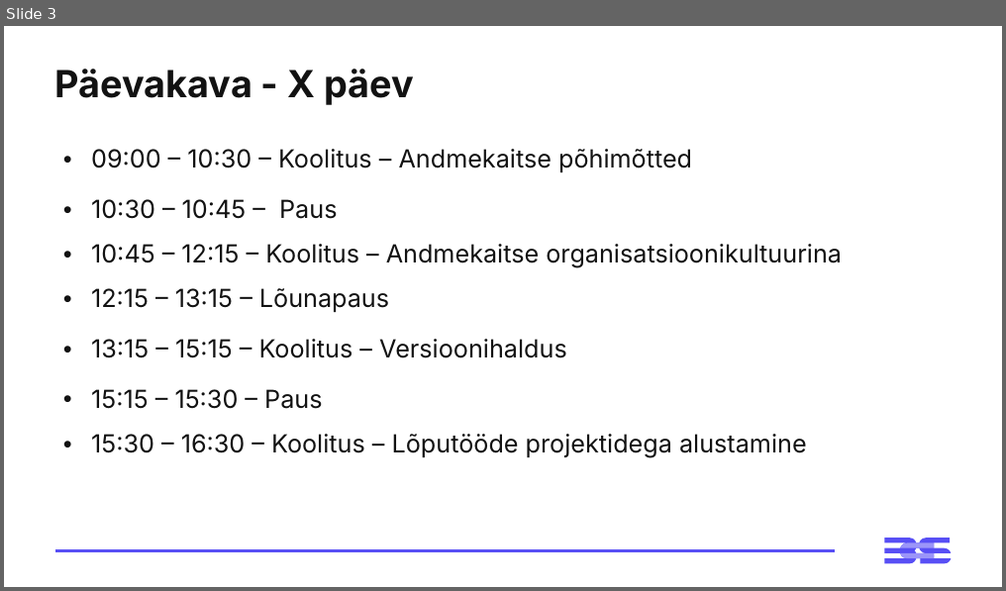
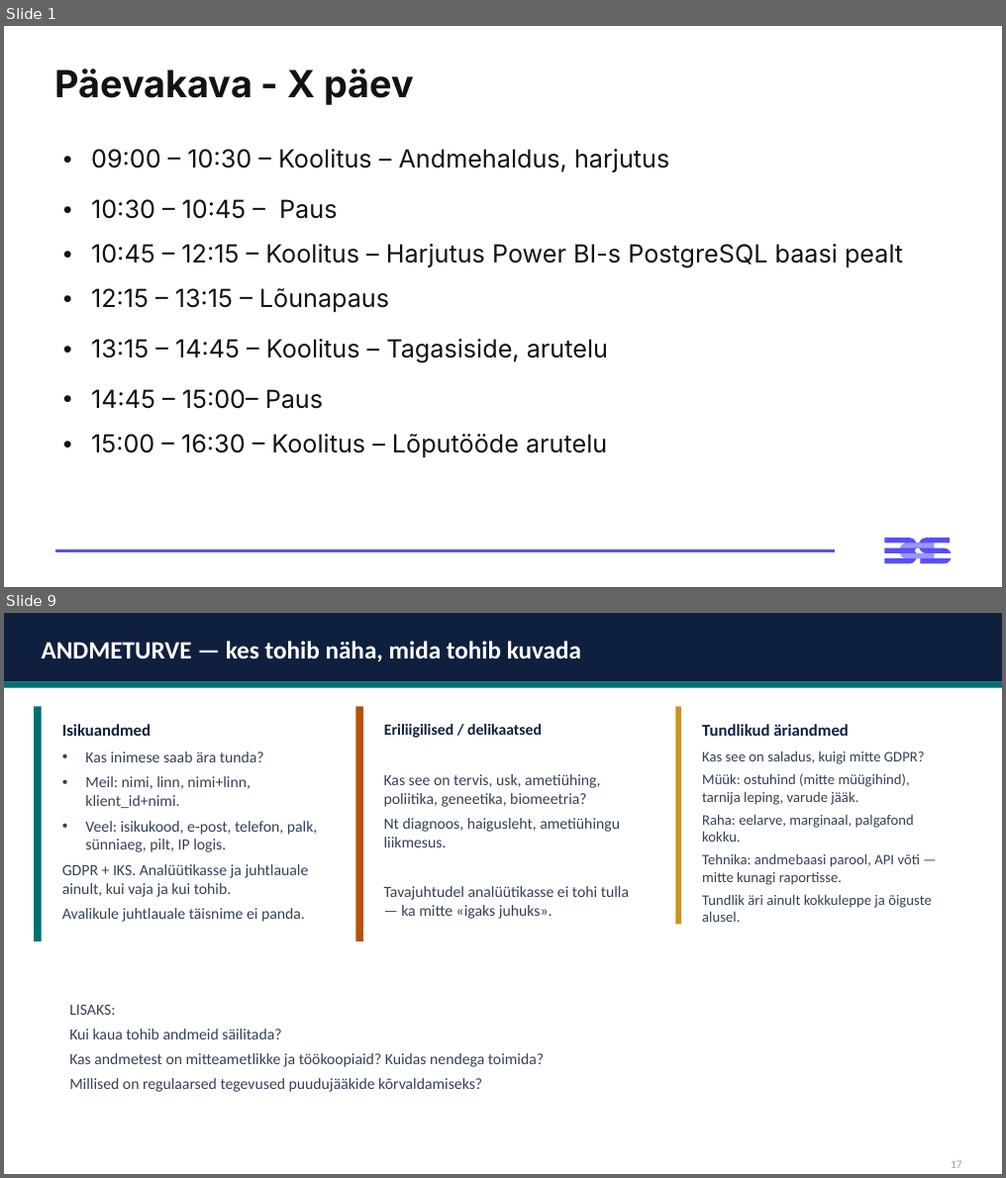
Before and after one commit to emilieabel/andmetarkus, a slide deck: Materjalid/Day10 Andmekaitse/10-paev-andmetarkus-esitlus.pptx. Shown one above the other, each under a label of ours: slide 3 before the commit, slides 1 and 9 after it; the slides between them are not shown. The pictures are 1006x591 and 1006x1178 pixels, drawn with LibreOffice and Linux fonts; fonts in the diff are those of the drawing. Boxes give left, top, right and bottom in pixels: in the first picture for what was removed or moved away, otherwise in the second. Text is boxed around its words. In the diff, an @@ line names an element or a change of style, - is before the commit and + after.

```diff
--- a/Materjalid/Day10 Andmekaitse/10-paev-andmetarkus-esitlus.pptx
+++ b/Materjalid/Day10 Andmekaitse/10-paev-andmetarkus-esitlus.pptx
@@ slide 9 added at <box>4,613,1002,1174</box>, background #FFFFFF @@
@@ rectangle added at <box>4,613,1002,682</box>, fill #0F203E @@
@@ text added at <box>42,641,581,663</box>, 24 pt, text #FFFFFF, bold @@
+ANDMETURVE — kes tohib näha, mida tohib kuvada
@@ rectangle added at <box>4,682,1002,688</box>, fill #007073 @@
@@ rounded rectangle added at <box>34,707,341,1081</box>, fill #FFFFFF @@
@@ rectangle added at <box>34,707,42,942</box>, fill #007073 @@
@@ text added at <box>62,724,151,736</box>, 16 pt, text #0F203E, bold @@
+Isikuandmed
@@ rounded rectangle added at <box>355,707,662,1081</box>, fill #FFFFFF @@
@@ rectangle added at <box>355,707,363,942</box>, fill #B45309 @@
@@ text added at <box>384,724,542,738</box>, 15 pt, text #0F203E, bold @@
+Eriliigilised / delikaatsed
@@ rounded rectangle added at <box>674,707,969,1081</box>, fill #FFFFFF @@
@@ rectangle added at <box>675,707,681,925</box>, fill #C49526 @@
@@ text added at <box>702,724,848,736</box>, 16 pt, text #0F203E, bold @@
+Tundlikud äriandmed
@@ text added at <box>62,752,317,922</box>, 15 pt, text #334155 @@
+• Kas inimese saab ära tunda?
+• Meil: nimi, linn, nimi+linn, klient_id+nimi.
+• Veel: isikukood, e-post, telefon, palk, sünniaeg, pilt, IP logis.
+GDPR + IKS. Analüütikasse ja juhtlauale ainult, kui vaja ja kui tohib.
+Avalikule juhtlauale täisnime ei panda.
@@ text added at <box>384,774,629,919</box>, 15 pt, text #334155 @@
+Kas see on tervis, usk, ametiühing, poliitika, geneetika, biomeetria?
+Nt diagnoos, haigusleht, ametiühingu liikmesus.
+Tavajuhtudel analüütikasse ei tohi tulla — ka mitte «igaks juhuks».
@@ text added at <box>702,773,920,885</box>, 14 pt, text #334155 @@
+Kas see on saladus, kuigi mitte GDPR?
+Müük: ostuhind (mitte müügihind), tarnija leping, varude jääk.
+Raha: eelarve, marginaal, palgafond kokku.
+Tehnika: andmebaasi parool, API võti — mitte kunagi raportisse.
+Tundlik äri ainult kokkuleppe ja õiguste alusel.
@@ text added at <box>69,1005,544,1092</box>, 15 pt, text #334155 @@
+LISAKS:
+Kui kaua tohib andmeid säilitada?
+Kas andmetest on mitteametlikke ja töökoopiaid? Kuidas nendega toimida?
+Millised on regulaarsed tegevused puudujääkide kõrvaldamiseks?
@@ text added at <box>950,1160,962,1168</box>, 11 pt, text #94A3B8 @@
+17
@@ what was slide 3 is now slide 1 @@
@@ slide 1 changed as well @@
@@ table at <box>54,130,951,466</box> @@
-row 1, column 1: 09:00 – 10:30 – Koolitus – Andmekaitse põhimõtted
+row 1, column 1: 09:00 – 10:30 – Koolitus – Andmehaldus, harjutus
-row 3, column 1: 10:45 – 12:15 – Koolitus – Andmekaitse organisatsioonikultuurina
+row 3, column 1: 10:45 – 12:15 – Koolitus – Harjutus Power BI-s PostgreSQL baasi pealt
-row 5, column 1: 13:15 – 15:15 – Koolitus – Versioonihaldus
+row 5, column 1: 13:15 – 14:45 – Koolitus – Tagasiside, arutelu
-row 6, column 1: 15:15 – 15:30 – Paus
+row 6, column 1: 14:45 – 15:00– Paus
-row 7, column 1: 15:30 – 16:30 – Koolitus – Lõputööde projektidega alustamine
+row 7, column 1: 15:00 – 16:30 – Koolitus – Lõputööde arutelu
```
Also in this commit, not shown: 5 other slides changed, 17 other slides added, 26 slides removed, 15 other files.
